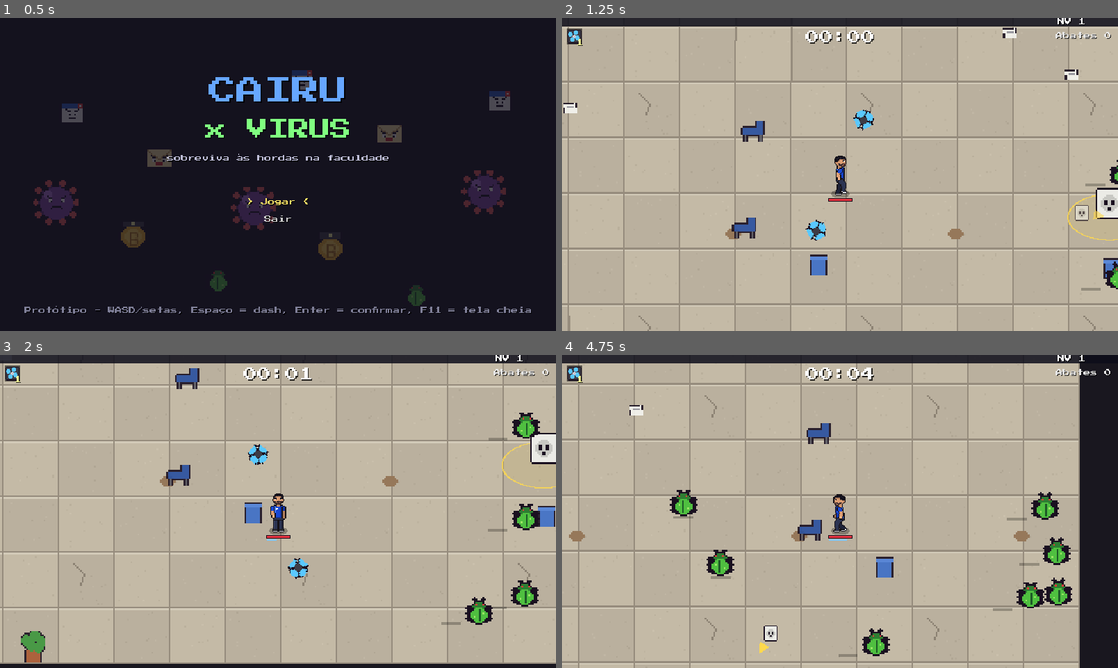
Above: before the commit, frames 1-4 (two rows, left to right).
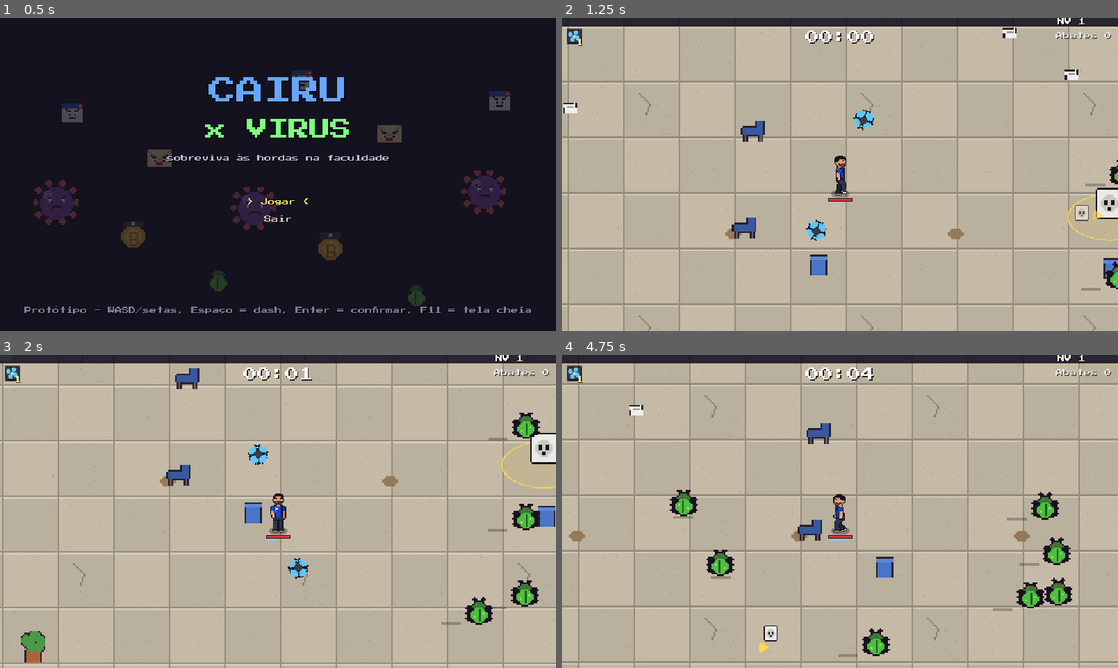
Above: after the commit, the same moments.

Repository: brenoalmeidatec/KIKIU-Survival
Game: Godot game, scene res://main.tscn
Same seed, same stepped clock (60 frames per second), same inputs: the game is played once before the commit and once after it.
Inputs:
- Up to frame 1 (0.5 s): no input
- Up to frame 2 (1.25 s): tap Enter (confirmar) at 0.5, 0.6 s; hold D (direita) from 0.53 s (still down)
- Up to frame 3 (2 s): release D (direita) at 1.28 s; hold S (baixo) from 1.28 s (still down); tap Space (dash) at 1.35 s
- Up to frame 4 (4.75 s): release S (baixo) at 2.03 s; hold D (direita) 2.03-2.78 s; tap one key every 0.75 s from 2.1 s: R (resortear) 1 Shift Keypad Enter; hold W (cima) 2.78-3.53 s; hold A (esquerda) from 3.53 s (still down)

Frame 1 is identical in both runs. In frame 2, less than 0.1% of the frame differs, in the area x 1-42%, y 2-100%; in frame 3, 1.3%; in frame 4, 6.8%, in the area x 93-100%, y 0-100%.

Commit message:
Hordas: chão não deixa mais faixa preta na borda da tela
O TextureRect do chão tinha 1024x768 e anda em passos de 256 px. Em certas
posições da câmera faltava até 64 px na direita e 52 px embaixo. Com 1280x1024
cobre a tela 640x360 em qualquer posição, com folga.

Co-Authored-By: Claude Opus 5.5 <noreply@anthropic.com>

Diff:
--- a/jogos/hordas/projeto/scripts/hordas/chao.gd
+++ b/jogos/hordas/projeto/scripts/hordas/chao.gd
@@ -18,7 +18,8 @@
 	z_index = -10
 	_fundo.texture = Dados.tex("chao")
 	_fundo.stretch_mode = TextureRect.STRETCH_TILE
-	_fundo.size = Vector2(1024, 768) / ESCALA
+	# tela 640x360 + passo de 256 da posição + folga: com 1280x1024 nunca sobra borda preta
+	_fundo.size = Vector2(1280, 1024) / ESCALA
 	_fundo.scale = Vector2(ESCALA, ESCALA)
 	_fundo.mouse_filter = Control.MOUSE_FILTER_IGNORE
 	_fundo.show_behind_parent = true
